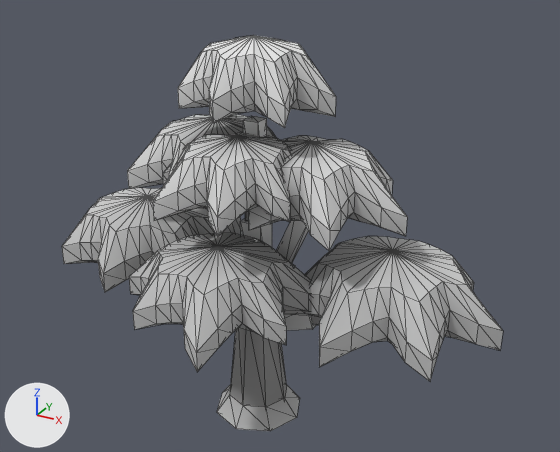
A saved change to the glTF model assets/models/kyoto/plants/momiji_b.glb.
Before and after are seen from a 50 mm lens placed at (7.15, -11.52, 10.52), pointed at (0.41, 0.74, 4.39). Arrows for +X, +Y and +Z are at lower left; the lights stay in place. The first picture is the older version. Mesh edges are drawn as thin lines.

The first picture shows 'Maple_Crown', 'Maple_Trunk'.
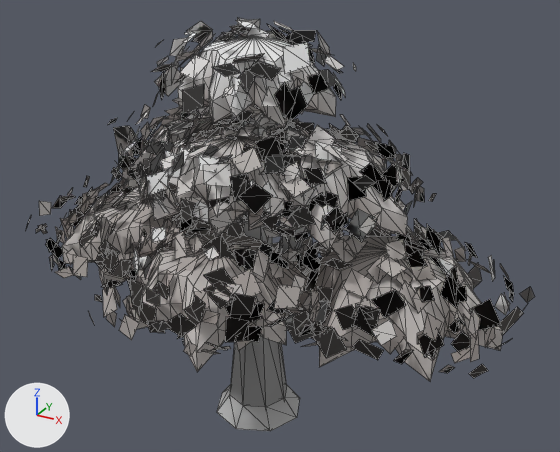
The newer file is also turned or shifted as a whole; pictures and numbers use the older file's frame.

Where the change shows, as pixel boxes (x1, y1, x2, y2) in the pictures (560 x 452 px):
'Maple_Leaves', added: after (26, 18, 535, 378)

The change, as a diff of the scene's bpy script:
```diff
--- a/assets/models/kyoto/plants/momiji_b.glb.py
+++ b/assets/models/kyoto/plants/momiji_b.glb.py
@@ me_maple_leaves @@
+me_maple_leaves.from_pydata(...)  # 3796 vertices, 1898 faces; spans x -5.54..5.54, y -3.34..3.34, z 2.74..8.3
+me_maple_leaves.materials.append(mat_paletteatlas)
@@ ob_maple_leaves @@
+ob_maple_leaves = bpy.data.objects.new('Maple_Leaves', me_maple_leaves)
+ob_maple_leaves.location = (-0.39, 0.19, 0.0)
```
